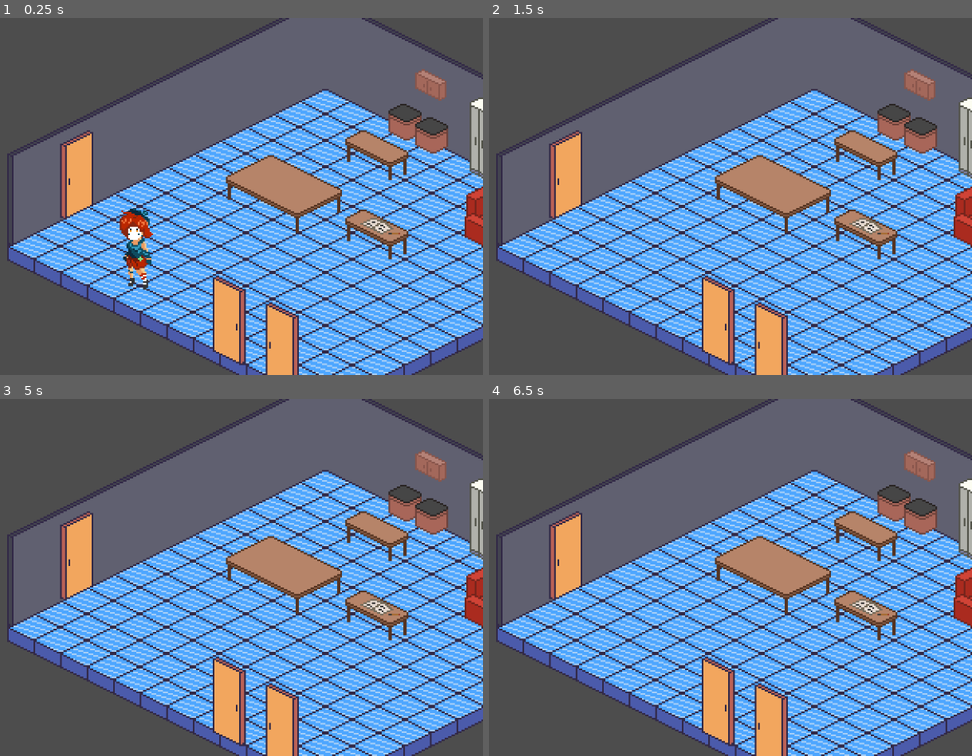
Above: before the commit, frames 1-4 (two rows, left to right).
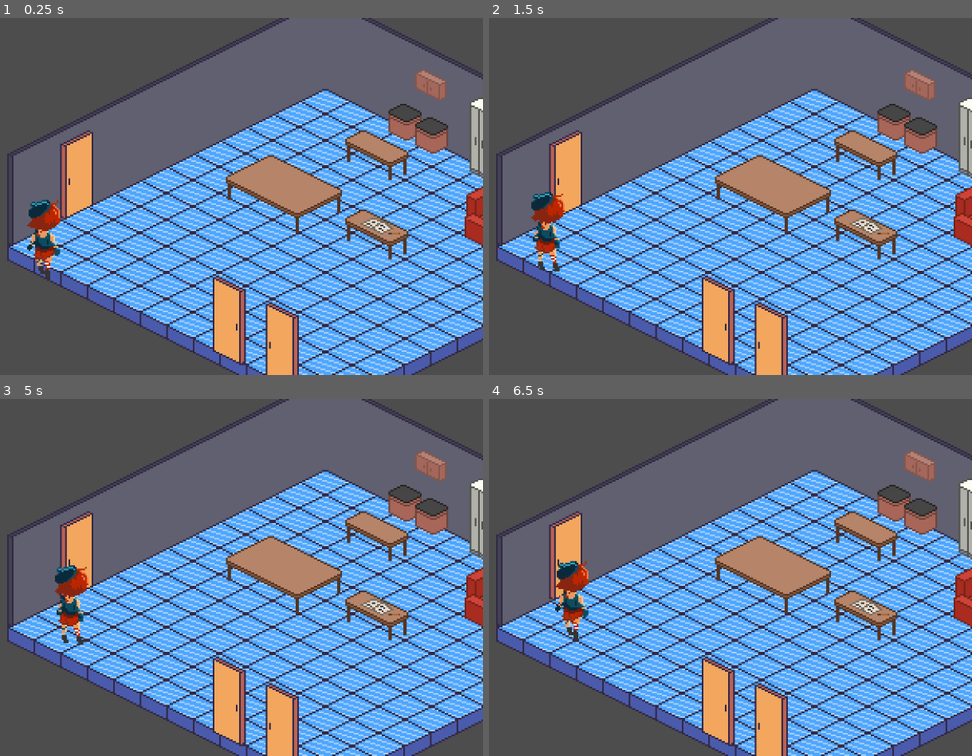
Above: after the commit, the same moments.

Repository: franco594/ProyectoTamaGame
Game: Godot game, scene res://Scenes/Mapa 1 - Entrada.tscn
Same seed, same stepped clock (60 frames per second), same inputs: the game is played once before the commit and once after it.
Inputs:
- Up to frame 1 (0.25 s): no input
- Up to frame 2 (1.5 s): tap Enter (ui_accept) at 0.5, 0.6, 0.77, 1.07, 1.35 s; hold Right (ui_right) from 0.53 s (still down)
- Up to frame 3 (5 s): tap Enter (ui_accept) at 1.52, 1.82, 2, 2.1, 2.75, 2.85, 3.02, 3.32, 3.5, 3.6, 3.77, 4.07, 4.25, 4.35, 4.52, 4.82 s; release Right (ui_right) at 2.03 s; hold Left (ui_left) 2.03-2.78 s; hold Right (ui_right) 2.78-4.28 s; hold Left (ui_left) from 4.28 s (still down)
- Up to frame 4 (6.5 s): release Left (ui_left) at 5.03 s; hold Right (ui_right) 5.03-5.78 s; tap Enter (ui_accept) at 5.1, 5.75, 5.85, 6.02, 6.32 s; hold Left (ui_left) from 5.78 s (still down)

The runs differ from the first frame. In frame 1, 1.9% of the frame differs, in the area x 5-32%, y 50-77%; in frame 2, 1.0%; in frame 3, 1.0%; in frame 4, 1.0%.

Commit message:
Implementación NPC  movimiento

Diff:
--- a/tgp/HUD/HUD.tscn
+++ b/tgp/HUD/HUD.tscn
@@ -3,7 +3,6 @@
 [sub_resource type="StyleBoxFlat" id="StyleBoxFlat_efote"]
 
 [sub_resource type="CompressedTexture2D" id="CompressedTexture2D_augcw"]
-load_path = "res://.godot/imported/ProfilePicture (1).PNG-7f30f094efb7ce6e72d8acb9976aac30.ctex"
 
 [sub_resource type="Theme" id="Theme_k5de2"]
 
--- a/tgp/Scenes/CharacterNPC.tscn
+++ b/tgp/Scenes/CharacterNPC.tscn
@@ -18,6 +18,54 @@
 [sub_resource type="AtlasTexture" id="AtlasTexture_f1nrn"]
 atlas = ExtResource("1_s2kpd")
 region = Rect2(96, 64, 32, 64)
+
+[sub_resource type="AtlasTexture" id="AtlasTexture_yswcl"]
+atlas = ExtResource("1_s2kpd")
+region = Rect2(64, 0, 32, 64)
+
+[sub_resource type="AtlasTexture" id="AtlasTexture_dwniw"]
+atlas = ExtResource("1_s2kpd")
+region = Rect2(96, 0, 32, 64)
+
+[sub_resource type="AtlasTexture" id="AtlasTexture_sulte"]
+atlas = ExtResource("1_s2kpd")
+region = Rect2(32, 0, 32, 64)
+
+[sub_resource type="AtlasTexture" id="AtlasTexture_vdb46"]
+atlas = ExtResource("1_s2kpd")
+region = Rect2(0, 0, 32, 64)
+
+[sub_resource type="AtlasTexture" id="AtlasTexture_b2py8"]
+atlas = ExtResource("1_s2kpd")
+region = Rect2(128, 64, 32, 64)
+
+[sub_resource type="AtlasTexture" id="AtlasTexture_yeuaq"]
+atlas = ExtResource("1_s2kpd")
+region = Rect2(160, 64, 32, 64)
+
+[sub_resource type="AtlasTexture" id="AtlasTexture_hplck"]
+atlas = ExtResource("1_s2kpd")
+region = Rect2(192, 64, 32, 64)
+
+[sub_resource type="AtlasTexture" id="AtlasTexture_jckj4"]
+atlas = ExtResource("1_s2kpd")
+region = Rect2(224, 64, 32, 64)
+
+[sub_resource type="AtlasTexture" id="AtlasTexture_ll8hm"]
+atlas = ExtResource("1_s2kpd")
+region = Rect2(192, 0, 32, 64)
+
+[sub_resource type="AtlasTexture" id="AtlasTexture_oyo7v"]
+atlas = ExtResource("1_s2kpd")
+region = Rect2(224, 0, 32, 64)
+
+[sub_resource type="AtlasTexture" id="AtlasTexture_yai5x"]
+atlas = ExtResource("1_s2kpd")
+region = Rect2(128, 0, 32, 64)
+
+[sub_resource type="AtlasTexture" id="AtlasTexture_hx4oi"]
+atlas = ExtResource("1_s2kpd")
+region = Rect2(160, 0, 32, 64)
 
 [sub_resource type="SpriteFrames" id="SpriteFrames_yswcl"]
 resource_local_to_scene = true
@@ -39,20 +87,102 @@
 "loop": true,
 "name": &"Idle",
 "speed": 1.0
+}, {
+"frames": [{
+"duration": 1.0,
+"texture": SubResource("AtlasTexture_yswcl")
+}],
+"loop": true,
+"name": &"idle_NE",
+"speed": 5.0
+}, {
+"frames": [{
+"duration": 1.0,
+"texture": SubResource("AtlasTexture_dwniw")
+}],
+"loop": true,
+"name": &"idle_NW",
+"speed": 5.0
+}, {
+"frames": [{
+"duration": 1.0,
+"texture": SubResource("AtlasTexture_sulte")
+}],
+"loop": true,
+"name": &"idle_SE",
+"speed": 5.0
+}, {
+"frames": [{
+"duration": 1.0,
+"texture": SubResource("AtlasTexture_vdb46")
+}],
+"loop": true,
+"name": &"idle_SW",
+"speed": 5.0
+}, {
+"frames": [{
+"duration": 1.0,
+"texture": SubResource("AtlasTexture_b2py8")
+}, {
+"duration": 1.0,
+"texture": SubResource("AtlasTexture_yeuaq")
+}],
+"loop": true,
+"name": &"walk_NE",
+"speed": 2.0
+}, {
+"frames": [{
+"duration": 1.0,
+"texture": SubResource("AtlasTexture_hplck")
+}, {
+"duration": 1.0,
+"texture": SubResource("AtlasTexture_jckj4")
+}],
+"loop": true,
+"name": &"walk_NW",
+"speed": 2.0
+}, {
+"frames": [{
+"duration": 1.0,
+"texture": SubResource("AtlasTexture_ll8hm")
+}, {
+"duration": 1.0,
+"texture": SubResource("AtlasTexture_oyo7v")
+}],
+"loop": true,
+"name": &"walk_SE",
+"speed": 2.0
+}, {
+"frames": [{
+"duration": 1.0,
+"texture": SubResource("AtlasTexture_yai5x")
+}, {
+"duration": 1.0,
+"texture": SubResource("AtlasTexture_hx4oi")
+}],
+"loop": true,
+"name": &"walk_SW",
+"speed": 2.0
 }]
 
 [sub_resource type="RectangleShape2D" id="RectangleShape2D_w72ig"]
 size = Vector2(13, 47)
 
-[node name="CharacterBody2D" type="CharacterBody2D"]
+[node name="NPC" type="CharacterBody2D"]
 script = ExtResource("1_luumf")
 
 [node name="AnimatedSprite2D" type="AnimatedSprite2D" parent="."]
 sprite_frames = SubResource("SpriteFrames_yswcl")
-animation = &"Idle"
-frame_progress = 0.823147
+animation = &"walk_SW"
+frame_progress = 0.45794
 
 [node name="CollisionShape2D" type="CollisionShape2D" parent="."]
 visible = false
 position = Vector2(0.5, 8.5)
 shape = SubResource("RectangleShape2D_w72ig")
+
+[node name="NavigationAgent2D" type="NavigationAgent2D" parent="."]
+path_desired_distance = 12.0
+target_desired_distance = 14.0
+path_max_distance = 2048.0
+avoidance_enabled = true
--- a/tgp/Scenes/Mapa 1 - Entrada.tscn
+++ b/tgp/Scenes/Mapa 1 - Entrada.tscn
@@ -499,9 +499,10 @@
 sources/6 = SubResource("TileSetAtlasSource_knt2e")
 sources/7 = SubResource("TileSetAtlasSource_73poy")
 
-[sub_resource type="WorldBoundaryShape2D" id="WorldBoundaryShape2D_c85mw"]
-normal = Vector2(-0.0286029, -0.999591)
-distance = -14.59
+[sub_resource type="NavigationPolygon" id="NavigationPolygon_c85mw"]
+vertices = PackedVector2Array(398.211, 48.1563, 209.063, 147.656, 23.6328, 47.3203, 210.977, -46.7891)
+polygons = Array[PackedInt32Array]([PackedInt32Array(0, 1, 2, 3)])
+outlines = Array[PackedVector2Array]([PackedVector2Array(210, -38, 38, 47, 208, 135, 389, 46)])
 
 [node name="TileMapLayer" type="TileMapLayer"]
 tile_map_data = PackedByteArray("AAAEAAEAAAADAAEAAAAFAAEAAAADAAEAAAAEAAAAAAADAAEAAAAFAAAAAAADAAEAAAADAAEAAAADAAEAAAADAA …(3328 unchanged characters)…
@@ -520,13 +521,6 @@
 offset = Vector2(0, -20)
 zoom = Vector2(3, 3)
 
-[node name="StaticBody2D" type="StaticBody2D" parent="."]
-
-[node name="CollisionShape2D" type="CollisionShape2D" parent="StaticBody2D"]
-z_index = 1
-position = Vector2(203.271, 57.0751)
-rotation = 0.00372202
-scale = Vector2(0.999999, 0.999999)
-shape = SubResource("WorldBoundaryShape2D_c85mw")
-one_way_collision_margin = 0.0
-debug_color = Color(0.984314, 0, 0, 0.419608)
+[node name="NavigationRegion2D" type="NavigationRegion2D" parent="."]
+position = Vector2(-4, 0)
+navigation_polygon = SubResource("NavigationPolygon_c85mw")
--- a/tgp/Scripts/character_npc.gd
+++ b/tgp/Scripts/character_npc.gd
@@ -1,25 +1,320 @@
 extends CharacterBody2D
 
-
-const SPEED = 300.0
-const JUMP_VELOCITY = -400.0
-
+# ===== Señales para la HUD =====
+signal hunger_changed(value: float)
+signal energy_changed(value: float)
+signal mood_changed(value: float)
+signal state_changed(new_state: String)
+
+# ===== Setup general =====
+@export var move_speed := 80.0
+@export var wander_radius := 280.0
+
+# Necesidades (0..100)
+@export var max_value := 100.0
+@export var hunger := 20.0
+@export var energy := 80.0
+@export var mood   := 80.0
+
+# Ritmos (por segundo)
+@export var hunger_rate := 2.0
+@export var energy_drain_walk := 3.0
+@export var energy_recover_sleep := 12.0
+@export var mood_drain_hungry := 2.0
+@export var mood_recover := 1.0
+
+# Umbrales
+@export var hungry_threshold := 65.0
+@export var tired_threshold  := 25.0
+
+# Cooldowns (segundos)
+@export var cd_after_eat := 10.0
+@export var cd_after_sleep := 12.0
+@export var cd_after_play := 8.0
+
+# ===== Nodos =====
+@onready var agent: NavigationAgent2D = $NavigationAgent2D
+@onready var anim: AnimatedSprite2D = $AnimatedSprite2D
+
+# ===== Interno =====
+var _target := Vector2.ZERO
+var _time_to_new_target := 0.0
+
+enum State {IDLE, WANDER, GO_TO_POI, USE_POI, SLEEP}
+var _state: State = State.WANDER
+var _poi_target: Node2D = null
+var _poi_kind: String = ""  # "food","bed","toy","toilet"
+
+var _cooldowns := {"food": 0.0, "bed": 0.0, "toy": 0.0}
+
+# --- ISO anim helpers ---
+var _last_dir := "SE"
+const INV_SQRT2 := 0.7071067811865476
+const _DIRS = [
+	{"name":"NE", "v": Vector2( INV_SQRT2, -INV_SQRT2)},
+	{"name":"NW", "v": Vector2(-INV_SQRT2, -INV_SQRT2)},
+	{"name":"SE", "v": Vector2( INV_SQRT2,  INV_SQRT2)},
+	{"name":"SW", "v": Vector2(-INV_SQRT2,  INV_SQRT2)},
+]
+
+# Direcciones de movimiento “snap” a iso
+const ISO_DIRS: Array[Vector2] = [
+	Vector2(1, 1),
+	Vector2(-1, 1),
+	Vector2(1, -1),
+	Vector2(-1, -1),
+]
+
+# ====== NAV helpers (clamp a la NavigationRegion) ======
+func _nav_map() -> RID:
+	return agent.get_navigation_map()
+
+func _closest_on_nav(p: Vector2) -> Vector2:
+	return NavigationServer2D.map_get_closest_point(_nav_map(), p)
+
+func _ready() -> void:
+	randomize()
+	_pick_new_wander_target()
+	_emit_all()
+	state_changed.emit(_state_to_string())
+
+func _process(delta: float) -> void:
+	_tick_needs(delta)
+	_tick_cooldowns(delta)
+	_fsm_step(delta)
 
 func _physics_process(delta: float) -> void:
-	# Add the gravity.
-	if not is_on_floor():
-		velocity += get_gravity() * delta
-
-	# Handle jump.
-	if Input.is_action_just_pressed("ui_accept") and is_on_floor():
-		velocity.y = JUMP_VELOCITY
-
-	# Get the input direction and handle the movement/deceleration.
-	# As good practice, you should replace UI actions with custom gameplay actions.
-	var direction := Input.get_axis("ui_left", "ui_right")
-	if direction:
-		velocity.x = direction * SPEED
+	# Si por cualquier motivo salió del navmesh, lo traemos de vuelta
+	var snap := _closest_on_nav(global_position)
+	if snap.distance_to(global_position) > 2.0:
+		global_position = snap
+		velocity = Vector2.ZERO
+
+	_move_with_agent(delta)
+
+	# Animación según estado/velocidad
+	if _state == State.SLEEP:
+		_update_iso_animation(Vector2.ZERO, false, "sleep")
 	else:
-		velocity.x = move_toward(velocity.x, 0, SPEED)
-
+		_update_iso_animation(velocity, velocity.length() > 0.1)
+
+# ==================== Necesidades ====================
+func _tick_needs(delta: float) -> void:
+	hunger = clampf(hunger + hunger_rate * delta, 0.0, max_value)
+	if hunger >= hungry_threshold:
+		mood = clampf(mood - mood_drain_hungry * delta, 0.0, max_value)
+	else:
+		mood = clampf(mood + mood_recover * delta, 0.0, max_value)
+
+	match _state:
+		State.SLEEP:
+			energy = clampf(energy + energy_recover_sleep * delta, 0.0, max_value)
+		State.WANDER, State.GO_TO_POI, State.USE_POI:
+			energy = clampf(energy - energy_drain_walk * delta, 0.0, max_value)
+		_:
+			pass
+
+	hunger_changed.emit(hunger)
+	energy_changed.emit(energy)
+	mood_changed.emit(mood)
+
+func _tick_cooldowns(delta: float) -> void:
+	for k in _cooldowns.keys():
+		_cooldowns[k] = max(0.0, _cooldowns[k] - delta)
+
+# ==================== FSM ====================
+func _fsm_step(delta: float) -> void:
+	if energy <= tired_threshold and _state != State.SLEEP:
+		_set_state(State.SLEEP)
+	elif hunger >= hungry_threshold and _state != State.GO_TO_POI and _cooldowns["food"] <= 0.0:
+		_seek_poi("food")
+	elif mood <= 35.0 and _state != State.GO_TO_POI and _cooldowns["toy"] <= 0.0:
+		_seek_poi("toy")
+
+	match _state:
+		State.IDLE:
+			_time_to_new_target -= delta
+			if _time_to_new_target <= 0:
+				_set_state(State.WANDER)
+
+		State.WANDER:
+			_wander_logic(delta)
+
+		State.GO_TO_POI:
+			if _poi_target == null or not _poi_target.is_inside_tree():
+				_set_state(State.WANDER)
+				return
+			if agent.is_navigation_finished():
+				_set_state(State.USE_POI)
+
+		State.USE_POI:
+			if _poi_target == null:
+				_set_state(State.WANDER)
+				return
+			_use_poi(_poi_target)
+			_poi_target = null
+			_set_state(State.WANDER)
+
+		State.SLEEP:
+			velocity = Vector2.ZERO
+			if energy >= 85.0:
+				_cooldowns["bed"] = cd_after_sleep
+				_set_state(State.WANDER)
+
+# ==================== Wander ====================
+func _wander_logic(delta: float) -> void:
+	_time_to_new_target -= delta
+	if _time_to_new_target <= 0.0 or _is_close_to(agent.target_position, 12.0):
+		_pick_new_wander_target()
+
+# ==================== Movimiento con NavigationAgent2D ====================
+func _iso_quantize(dir: Vector2) -> Vector2:
+	if dir.length() < 0.001:
+		return Vector2.ZERO
+
+	var nv: Vector2 = dir.normalized()
+	var best: Vector2 = ISO_DIRS[0].normalized()
+	var best_dot: float = -INF
+
+	for d: Vector2 in ISO_DIRS:
+		var nd: Vector2 = d.normalized()
+		var dot: float = nv.dot(nd)
+		if dot > best_dot:
+			best_dot = dot
+			best = nd
+
+	return best
+
+
+
+func _move_with_agent(delta: float) -> void:
+	if agent.is_navigation_finished():
+		velocity = Vector2.ZERO
+		move_and_slide()
+		return
+
+	var next_point := agent.get_next_path_position()
+	var to_next := next_point - global_position
+
+	# cuantizamos a diagonales isométricas
+	var dir := _iso_quantize(to_next)
+	var desired := dir * move_speed
+
+	# Si usás avoidance, podés usar set_velocity + señal velocity_computed
+	velocity = desired
 	move_and_slide()
+
+# ==================== POIs ====================
+func _seek_poi(kind: String) -> void:
+	var poi := _find_nearest_poi(kind)
+	if poi:
+		_poi_kind = kind
+		_poi_target = poi
+		agent.target_position = _closest_on_nav(poi.global_position)  # clamp target
+		_set_state(State.GO_TO_POI)
+	else:
+		_set_state(State.WANDER)
+
+func _use_poi(poi: Node2D) -> void:
+	var kind := _get_poi_kind(poi)
+	match kind:
+		"food":
+			var nutrition := 40.0
+			if "nutrition" in poi: nutrition = float(poi.nutrition)
+			hunger = clampf(hunger - nutrition, 0.0, max_value)
+			energy = clampf(energy + nutrition * 0.25, 0.0, max_value)
+			mood   = clampf(mood + 10.0, 0.0, max_value)
+			_cooldowns["food"] = cd_after_eat
+			if poi.has_method("consume"): poi.consume()
+		"bed":
+			energy = clampf(energy + 35.0, 0.0, max_value)
+			mood   = clampf(mood + 6.0, 0.0, max_value)
+			_cooldowns["bed"] = cd_after_sleep
+		"toy":
+			mood   = clampf(mood + 25.0, 0.0, max_value)
+			energy = clampf(energy - 8.0, 0.0, max_value)
+			_cooldowns["toy"] = cd_after_play
+		"toilet":
+			mood   = clampf(mood + 5.0, 0.0, max_value)
+	_emit_all()
+
+func _find_nearest_poi(kind: String) -> Node2D:
+	var best: Node2D = null
+	var best_d := INF
+	for n in get_tree().get_nodes_in_group("poi"):
+		if n is Node2D and n.is_inside_tree():
+			if _get_poi_kind(n) == kind:
+				var d := global_position.distance_to(n.global_position)
+				if d < best_d:
+					best_d = d
+					best = n
+	return best
+
+func _get_poi_kind(n: Node) -> String:
+	if "kind" in n:
+		return str(n.kind)
+	if n.has_meta("kind"):
+		return str(n.get_meta("kind"))
+	return ""
+
+# ==================== Helpers ====================
+func _pick_new_wander_target() -> void:
+	var angle := randf() * TAU
+	var dist := randf() * wander_radius
+	var offset := Vector2(cos(angle), sin(angle)) * dist
+	var p := global_position + offset
+	agent.target_position = _closest_on_nav(p)  # clamp aleatorio al navmesh
+	_time_to_new_target = randf_range(1.2, 3.0)
+
+func _is_close_to(p: Vector2, r: float) -> bool:
+	return global_position.distance_to(p) <= r
+
+func _set_state(s: State) -> void:
+	if _state == s: return
+	_state = s
+	state_changed.emit(_state_to_string())
+
+func _state_to_string() -> String:
+	match _state:
+		State.IDLE: return "IDLE"
+		State.WANDER: return "WANDER"
+		State.GO_TO_POI: return "GO_TO_POI"
+		State.USE_POI: return "USE_POI"
+		State.SLEEP: return "SLEEP"
+	return "UNKNOWN"
+
+func _emit_all() -> void:
+	hunger_changed.emit(hunger)
+	energy_changed.emit(energy)
+	mood_changed.emit(mood)
+
+# ===== Animación isométrica =====
+func _play_anim(name: String) -> void:
+	var frames := anim.sprite_frames
+	if frames and frames.has_animation(name):
+		anim.play(name)
+
+func _update_iso_animation(v: Vector2, moving: bool, force_state: String = "") -> void:
+	if not is_instance_valid(anim) or anim.sprite_frames == null:
+		return
+
+	if force_state == "sleep":
+		_play_anim("sleep")
+		return
+
+	if v.length() < 0.1:
+		_play_anim("idle_%s" % _last_dir)
+		return
+
+	var best := "SE"
+	var best_dot := -INF
+	var nv := v.normalized()
+	for d in _DIRS:
+		var dirv: Vector2 = (d["v"] as Vector2)  # ya normalizado por INV_SQRT2
+		var dot := nv.dot(dirv)
+		if dot > best_dot:
+			best_dot = dot
+			best = d["name"]
+
+	_last_dir = best
+	_play_anim("walk_%s" % best)
Not shown: 1 places in tgp/Scenes/CharacterNPC.tscn that only renumber resources
